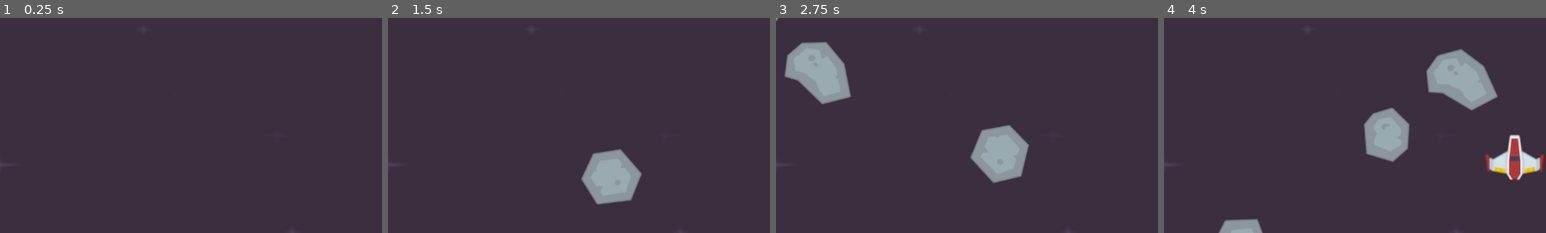
Above: before the commit, frames 1-4 (left to right).
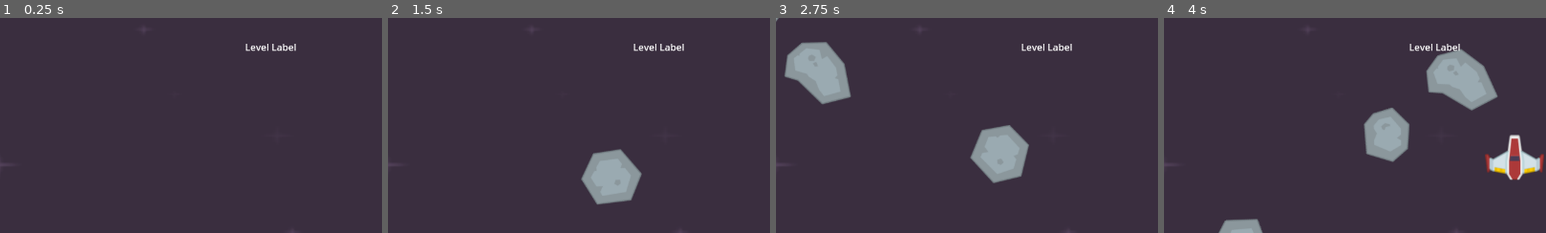
Above: after the commit, the same moments.

Repository: ericjohnadamos/space_shooter
Game: Godot game, scene res://Scene/level.tscn
The game is run twice, just before and just after one commit, with the same random seed, the same clock (stepped at 60 frames per second) and the same inputs.
Inputs (mouse positions are % of the whole screen's width and height, from its top left):
- Up to frame 1 (0.25 s): no input
- Up to frame 2 (1.5 s): tap Enter at 0.5, 1.35 s; move the mouse to (72, 45) at 0.52 s; hold Right (right) 0.53-1.28 s; tap Space (shoot) at 0.6 s; click (72, 45) at 0.67 s; move the mouse to (30, 55) at 1.27 s; hold Down (down) from 1.28 s (still down)
- Up to frame 3 (2.75 s): move the mouse to (60, 28) at 2.02 s; release Down (down) at 2.03 s; hold Right (right) from 2.03 s (still down); tap F at 2.1 s
- Up to frame 4 (4 s): move the mouse to (45, 70) at 2.77 s; release Right (right) at 2.78 s; hold Up (up) 2.78-3.53 s; tap Space (shoot) at 2.85 s; click (45, 70) at 2.92 s; move the mouse to (80, 65) at 3.52 s; hold Left (left) from 3.53 s (still down); tap Enter at 3.6 s
The pictures show only the part of the screen within x 11-61%, y 0-50%; the shares and areas given below are measured in that part.

The runs differ from the first frame. In frame 1, 0.2% of the frame differs, in the area x 64-78%, y 12-16%; in frame 2, 0.2%; in frame 3, 0.2%; in frame 4, 0.2%.

Commit message:
Add text label under level scene

Diff:
--- a/Scene/level.tscn
+++ b/Scene/level.tscn
@@ -37,8 +37,10 @@
 position = Vector2(640, 358.5)
 scale = Vector2(5.07813, 2.90234)
 texture = ExtResource("1_yk4nb")
+metadata/_edit_lock_ = true
 
 [node name="Stars" type="Node2D" parent="."]
+metadata/_edit_lock_ = true
 
 [node name="AnimatedSprite2D" type="AnimatedSprite2D" parent="Stars"]
 sprite_frames = SubResource("SpriteFrames_jn5mr")
@@ -128,6 +130,7 @@
 position = Vector2(587, 589)
 
 [node name="Borders" type="Node2D" parent="."]
+metadata/_edit_lock_ = true
 
 [node name="StaticBody2DRight" type="StaticBody2D" parent="Borders"]
 collision_layer = 4
@@ -162,8 +165,17 @@
 autostart = true
 
 [node name="Meteors" type="Node2D" parent="."]
+metadata/_edit_lock_ = true
 
 [node name="Lasers" type="Node2D" parent="."]
+metadata/_edit_lock_ = true
+
+[node name="Label" type="Label" parent="."]
+offset_left = 553.0
+offset_top = 37.0
+offset_right = 639.0
+offset_bottom = 60.0
+text = "Level Label"
 
 [connection signal="laser" from="Player" to="." method="_on_player_laser"]
 [connection signal="timeout" from="MeteorTimer" to="." method="_on_meteor_timer_timeout"]
